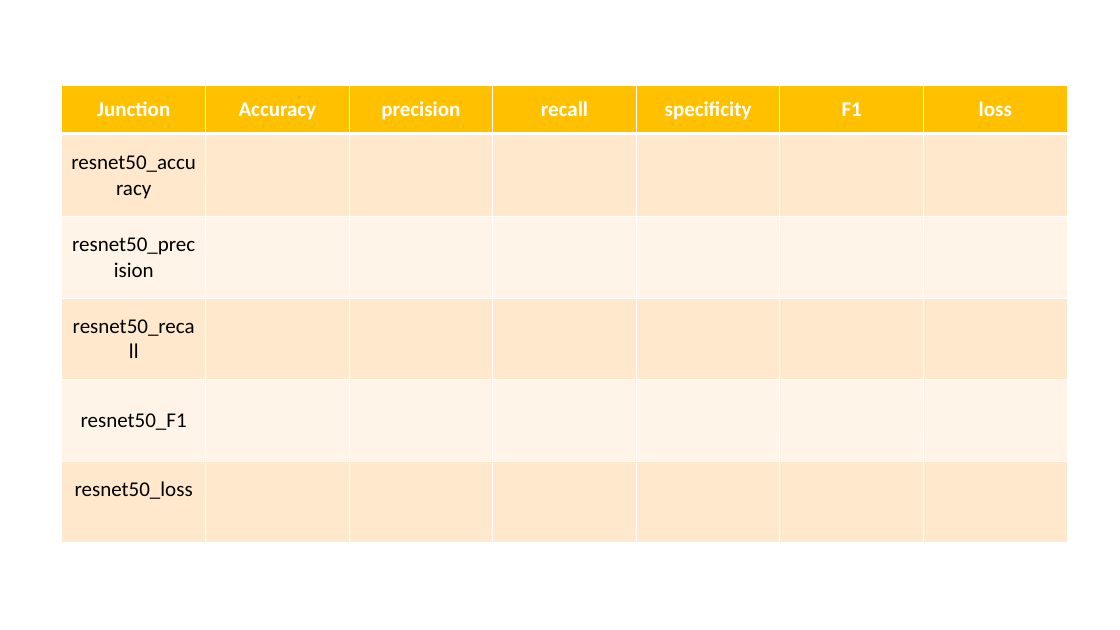
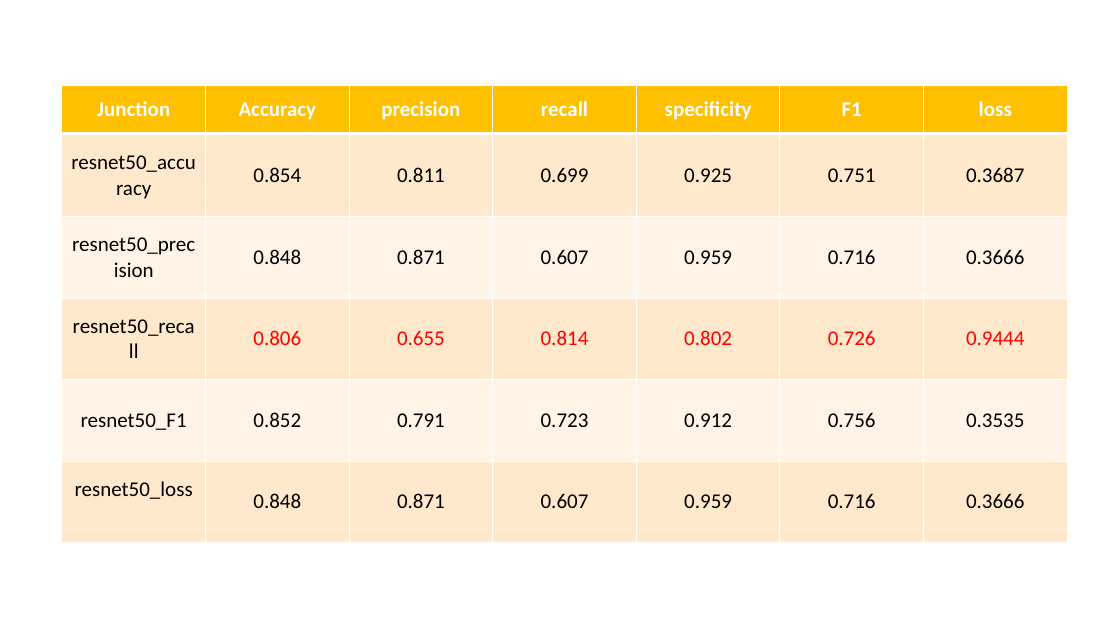
Before and after one commit to ZhouMengjie/bsd-cnn-network, a slide deck: slide 90 of BSD_Figures.pptx. Drawn at 1120x630 pixels with LibreOffice and Linux fonts; fonts in the diff are those of the drawing. Boxes give left, top, right and bottom in pixels: in the first picture for what was removed or moved away, otherwise in the second. Text is boxed around its words. In the diff, an @@ line names an element or a change of style, - is before the commit and + after.

```diff
--- a/BSD_Figures.pptx
+++ b/BSD_Figures.pptx
@@ table at [62,86,1068,543] @@
-row 2: resnet50_accuracy |  |  |  |  |  | 
+row 2: resnet50_accuracy | 0.854 | 0.811 | 0.699 | 0.925 | 0.751 | 0.3687
-row 3: resnet50_precision |  |  |  |  |  | 
+row 3: resnet50_precision | 0.848 | 0.871 | 0.607 | 0.959 | 0.716 | 0.3666
-row 4: resnet50_recall |  |  |  |  |  | 
+row 4: resnet50_recall | 0.806 | 0.655 | 0.814 | 0.802 | 0.726 | 0.9444
-row 5: resnet50_F1 |  |  |  |  |  | 
+row 5: resnet50_F1 | 0.852 | 0.791 | 0.723 | 0.912 | 0.756 | 0.3535
-row 6: resnet50_loss |  |  |  |  |  | 
+row 6: resnet50_loss | 0.848 | 0.871 | 0.607 | 0.959 | 0.716 | 0.3666
```
Also in this commit, not shown: 1 other file.
